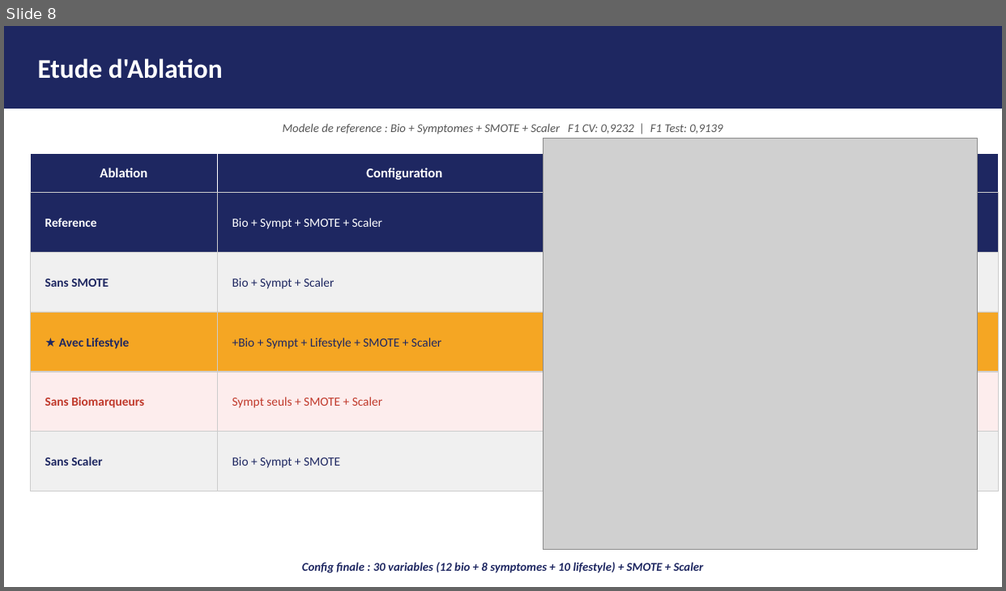
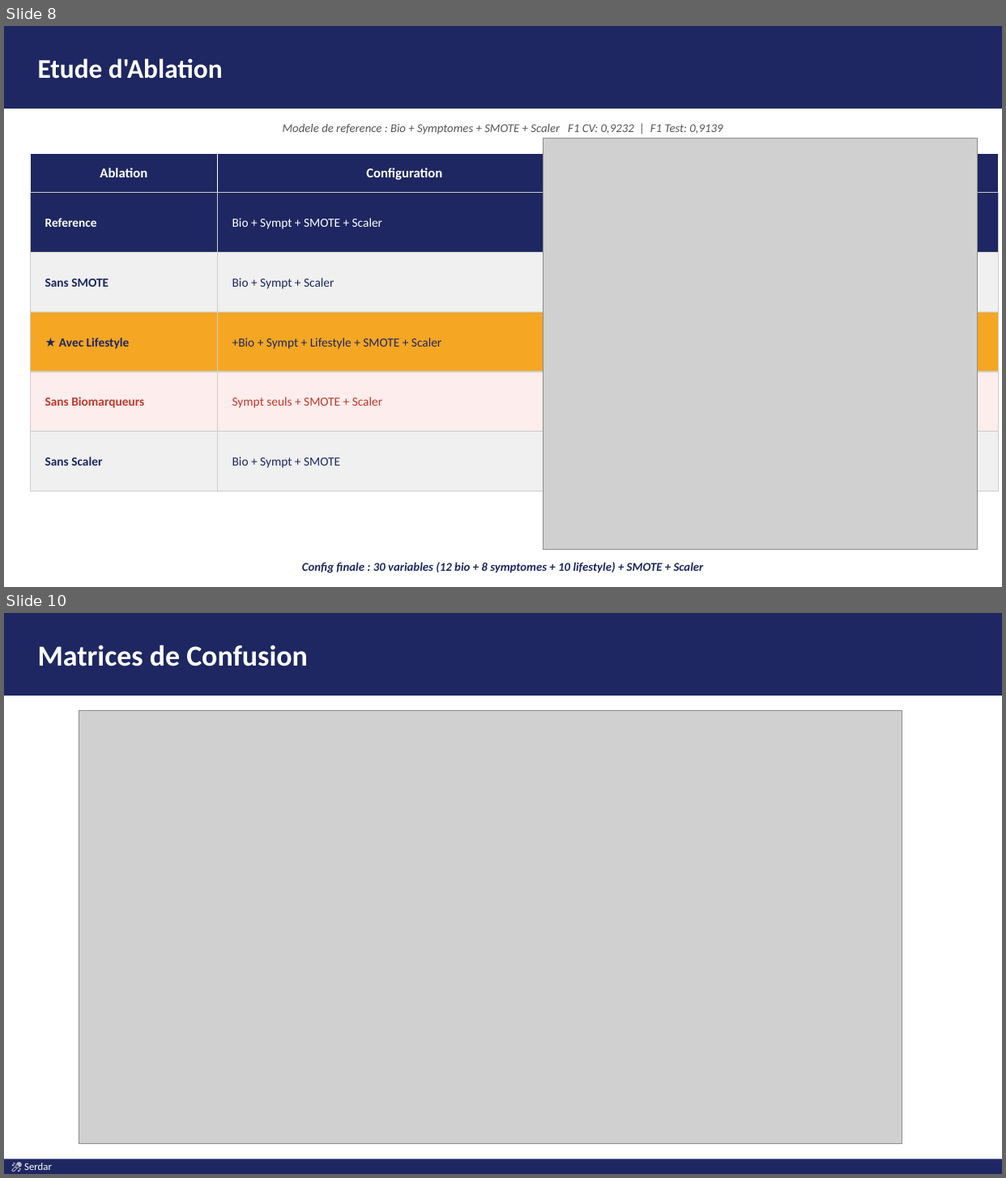
Before and after one commit to serdarvarl/projet_vitamin_IA, a slide deck: docs/presentation_vitaIA.pptx. Shown one above the other, each under a label of ours: slide 8 before the commit, slides 8 and 10 after it; the slides between them are not shown. The pictures are 1006x591 and 1006x1178 pixels, drawn with LibreOffice and Linux fonts; fonts in the diff are those of the drawing; grey boxes stand for pictures. Boxes give left, top, right and bottom in pixels: in the first picture for what was removed or moved away, otherwise in the second. Text is boxed around its words. In the diff, an @@ line names an element or a change of style, - is before the commit and + after.

Commit message:
docs: ajout slides détails ablation, matrices confusion et courbes apprentissage

```diff
--- a/docs/presentation_vitaIA.pptx
+++ b/docs/presentation_vitaIA.pptx
@@ slide 10 added at bbox=[4, 613, 1002, 1174], background #FFFFFF @@
@@ rectangle added at bbox=[4, 613, 1002, 696], fill #1E2761, outline #1E2761 1 pt @@
@@ text added at bbox=[38, 645, 308, 666], 28 pt, text #FFFFFF, bold @@
+Matrices de Confusion
@@ picture added at bbox=[79, 710, 902, 1144] @@
@@ rectangle added at bbox=[4, 1160, 1002, 1174], fill #1E2761 @@
@@ text added at bbox=[24, 1163, 52, 1170], 10 pt, text #FFFFFF @@
+🎤 Serdar
```
Also in this commit, not shown: 2 other slides added.
